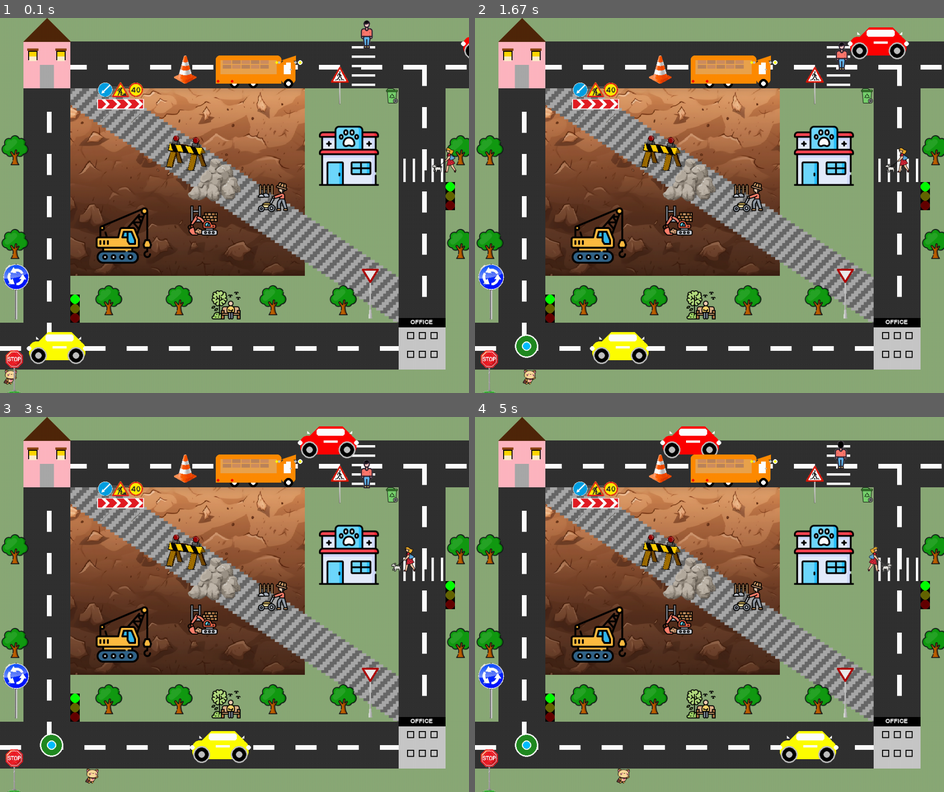
Above: before the commit, frames 1-4 (two rows, left to right).
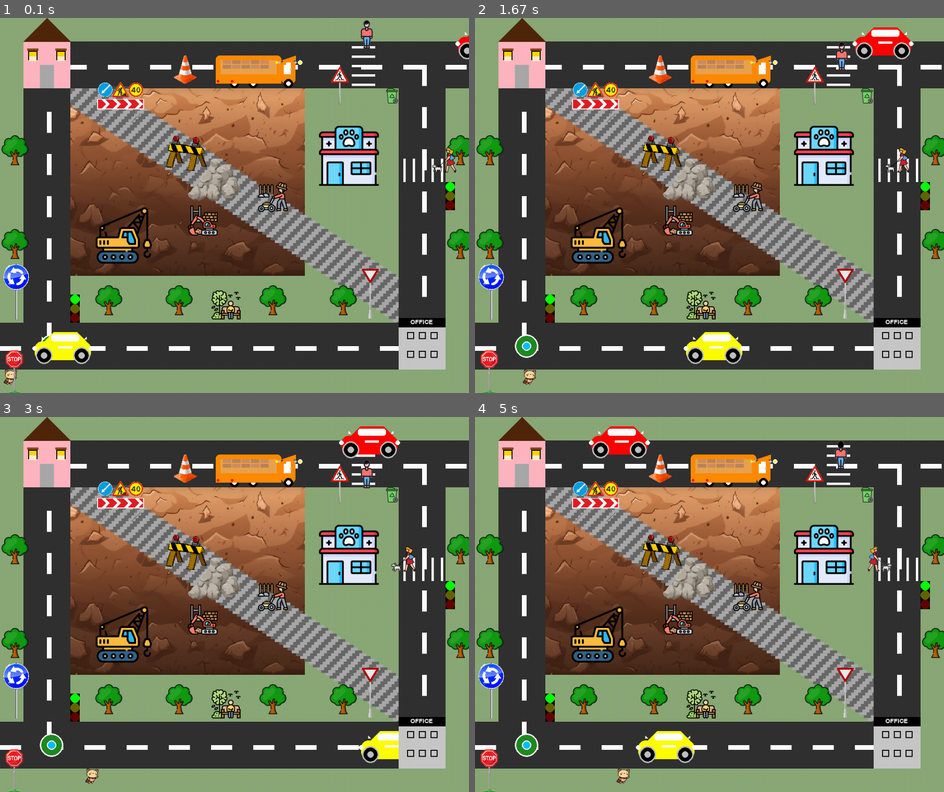
Above: after the commit, the same moments.

Repository: erenbasaraNN/yapay_zeka_proje
Game: pygame game, started from yapayzeka_proje/ana_kod.py
Same seed, same stepped clock (60 frames per second), same inputs: the game is played once before the commit and once after it.
Inputs:
- Up to frame 1 (0.1 s): no input
- Up to frame 2 (1.67 s): no input
- Up to frame 3 (3 s): no input
- Up to frame 4 (5 s): no input

The runs differ from the first frame. In frame 1, 0.6% of the frame differs, in the area x 5-100%, y 3-93%; in frame 2, 2.1%; in frame 3, 2.7%; in frame 4, 3.2%, in the area x 24-78%, y 2-93%.

Commit message:
Araç Gidiş
Araçlar artık yayaları ezmiyor.

Diff:
--- a/yapayzeka_proje/ana_kod.py
+++ b/yapayzeka_proje/ana_kod.py
@@ -268,10 +268,13 @@
     car_x_yellow = 50
     car_y_yellow = 690
     car_speed_yellow = 2
+    original_car_speed_yellow = car_speed_yellow  # Orijinal hızı sakla
+
 
     car_x_red = 1000
     car_y_red = 40
     car_speed_red = 2
+    original_car_speed_red = car_speed_red  # Kırmızı arabanın orijinal hızını sakla
 
     # Kedi
     cat_image = pygame.image.load("kedi.png")
@@ -282,9 +285,19 @@
     # NPC Karakterler
     npc_woman_left = pygame.image.load("npc_kopekli_abla_sol.png")
     npc_woman_right = pygame.image.load("npc_kopekli_abla_sag.png")
+    # Köpekli kadının resim boyutlarını al
+    npc_woman_image = npc_woman_left  # Resmin yönü fark etmez, boyutlar aynı
+    npc_woman_width = npc_woman_image.get_width()
+    npc_woman_height = npc_woman_image.get_height()
+
 
     npc_man_front = pygame.image.load("npc_adam_on.png")
     npc_man_back = pygame.image.load("npc_adam_arka.png")
+    # NPC Adamın boyutları için resmin genişliği ve yüksekliği
+    npc_man_image = npc_man_front
+    npc_man_width = npc_man_image.get_width()
+    npc_man_height = npc_man_image.get_height()
+
 
     npc_woman_x = 920
     npc_woman_y = 270
@@ -360,6 +373,36 @@
             if npc_man_y < -75:
                 moving_down = True
                 npc_man = npc_man_front
+
+        # Araba ve yaya için dikdörtgenler oluştur
+        yellow_car_rect = pygame.Rect(car_x_yellow, car_y_yellow, 120, 40)  # Arabanın dikdörtgeni
+        npc_man_rect = pygame.Rect(npc_man_x, npc_man_y, npc_man_width, npc_man_height)  # Yayanın dikdörtgeni
+        # Kırmızı araba ve köpekli kadın için dikdörtgenler oluştur
+        red_car_rect = pygame.Rect(car_x_red, car_y_red, 120, 40)  # Kırmızı arabanın dikdörtgeni
+        npc_woman_rect = pygame.Rect(npc_woman_x, npc_woman_y, npc_woman_width, npc_woman_height)  # Köpekli kadının dikdörtgeni
+
+        # Çarpışma kontrolü
+        if yellow_car_rect.colliderect(npc_man_rect):
+            car_speed_yellow = 0  # Araba durur
+        else:
+            car_speed_yellow = original_car_speed_yellow  # Araba hareket etmeye devam eder
+
+        if red_car_rect.colliderect(npc_woman_rect) or red_car_rect.colliderect(npc_man_rect):
+            car_speed_red = 0  # Kırmızı araba durur
+        else:
+            car_speed_red = original_car_speed_red  # Kırmızı araba hareket etmeye devam eder
+
+        # Sarı arabanın pozisyonunu güncelle
+        car_x_yellow += car_speed_yellow
+
+        if car_x_yellow > 800:
+            car_x_yellow = -100
+        # Kırmızı arabanın pozisyonunu güncelle
+        car_x_red -= car_speed_red
+
+        if car_x_red < 100:
+            car_x_red = 1100
+
 
         # Çizim fonksiyonlarını çağır
         draw_diagonal_gravel_road()
